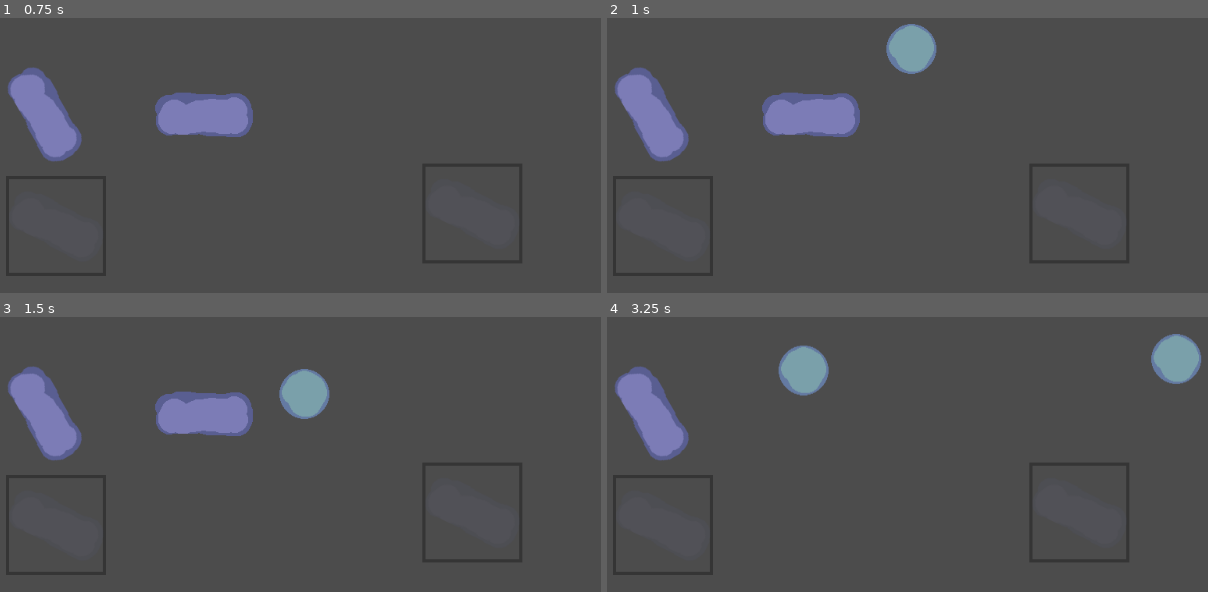
Above: before the commit, frames 1-4 (two rows, left to right).
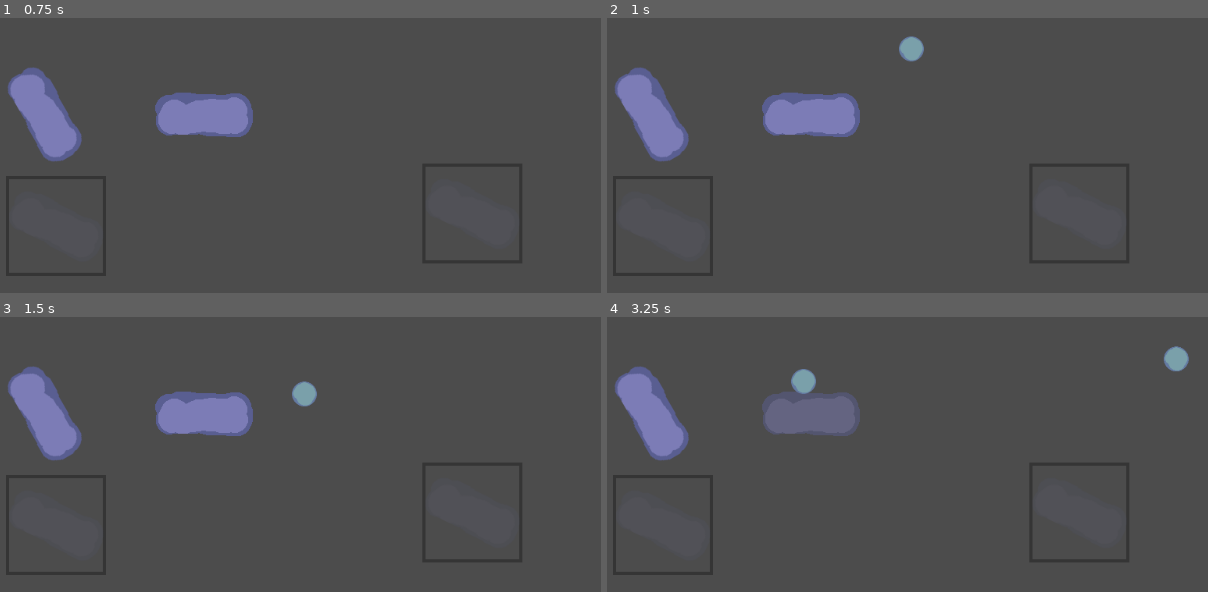
Above: after the commit, the same moments.

Repository: 0xOnyx/UpsiJam2.0
Game: Godot game, scene res://level/level.tscn
Same seed, same stepped clock (60 frames per second), same inputs: the game is played once before the commit and once after it.
Inputs:
- Up to frame 1 (0.75 s): tap Enter at 0.5 s
- Up to frame 2 (1 s): no input
- Up to frame 3 (1.5 s): no input
- Up to frame 4 (3.25 s): no input

Frame 1 is identical in both runs. In frame 2, 1.0% of the frame differs, in the area x 46-55%, y 2-21%; in frame 3, 1.0%; in frame 4, 4.2%, in the area x 25-99%, y 6-44%.

Commit message:
small balls

Diff:
--- a/ball/ball.tscn
+++ b/ball/ball.tscn
@@ -11,10 +11,12 @@
 script = ExtResource( 1 )
 
 [node name="Sprite" type="Sprite" parent="."]
+scale = Vector2( 0.5, 0.5 )
 texture = ExtResource( 2 )
 hframes = 4
 
 [node name="CollisionShape2D" type="CollisionShape2D" parent="."]
+scale = Vector2( 0.5, 0.5 )
 shape = SubResource( 1 )
 
 [node name="Polygon2D" type="Polygon2D" parent="."]
--- a/project.godot
+++ b/project.godot
@@ -46,43 +46,47 @@
 }
 2_move_up={
 "deadzone": 0.5,
-"events": [ Object(InputEventKey,"resource_local_to_scene":false,"resource_name":"","device":0,"alt":false,"shift":false,"control":false,"meta":false,"command":false,"pressed":false,"scancode":0,"physical_scancode":80,"unicode":0,"echo":false,"script":null)
+"events": [ Object(InputEventKey,"resource_local_to_scene":false,"resource_name":"","device":0,"alt":false,"shift":false,"control":false,"meta":false,"command":false,"pressed":false,"scancode":0,"physical_scancode":73,"unicode":0,"echo":false,"script":null)
  ]
 }
 2_move_down={
 "deadzone": 0.5,
-"events": [ Object(InputEventKey,"resource_local_to_scene":false,"resource_name":"","device":0,"alt":false,"shift":false,"control":false,"meta":false,"command":false,"pressed":false,"scancode":0,"physical_scancode":59,"unicode":0,"echo":false,"script":null)
+"events": [ Object(InputEventKey,"resource_local_to_scene":false,"resource_name":"","device":0,"alt":false,"shift":false,"control":false,"meta":false,"command":false,"pressed":false,"scancode":0,"physical_scancode":75,"unicode":0,"echo":false,"script":null)
  ]
 }
 2_move_left={
 "deadzone": 0.5,
-"events": [ Object(InputEventKey,"resource_local_to_scene":false,"resource_name":"","device":0,"alt":false,"shift":false,"control":false,"meta":false,"command":false,"pressed":false,"scancode":0,"physical_scancode":76,"unicode":0,"echo":false,"script":null)
+"events": [ Object(InputEventKey,"resource_local_to_scene":false,"resource_name":"","device":0,"alt":false,"shift":false,"control":false,"meta":false,"command":false,"pressed":false,"scancode":0,"physical_scancode":74,"unicode":0,"echo":false,"script":null)
  ]
 }
 2_move_right={
 "deadzone": 0.5,
-"events": [ Object(InputEventKey,"resource_local_to_scene":false,"resource_name":"","device":0,"alt":false,"shift":false,"control":false,"meta":false,"command":false,"pressed":false,"scancode":0,"physical_scancode":39,"unicode":0,"echo":false,"script":null)
+"events": [ Object(InputEventKey,"resource_local_to_scene":false,"resource_name":"","device":0,"alt":false,"shift":false,"control":false,"meta":false,"command":false,"pressed":false,"scancode":0,"physical_scancode":76,"unicode":0,"echo":false,"script":null)
  ]
 }
 1_place={
 "deadzone": 0.5,
-"events": [ Object(InputEventKey,"resource_local_to_scene":false,"resource_name":"","device":0,"alt":false,"shift":false,"control":false,"meta":false,"command":false,"pressed":false,"scancode":0,"physical_scancode":16777237,"unicode":0,"echo":false,"script":null)
+"events": [ Object(InputEventKey,"resource_local_to_scene":false,"resource_name":"","device":0,"alt":false,"shift":false,"control":false,"meta":false,"command":false,"pressed":false,"scancode":0,"physical_scancode":81,"unicode":0,"echo":false,"script":null)
  ]
 }
 2_place={
 "deadzone": 0.5,
-"events": [ Object(InputEventKey,"resource_local_to_scene":false,"resource_name":"","device":0,"alt":false,"shift":false,"control":false,"meta":false,"command":false,"pressed":false,"scancode":0,"physical_scancode":32,"unicode":0,"echo":false,"script":null)
+"events": [ Object(InputEventKey,"resource_local_to_scene":false,"resource_name":"","device":0,"alt":false,"shift":false,"control":false,"meta":false,"command":false,"pressed":false,"scancode":0,"physical_scancode":79,"unicode":0,"echo":false,"script":null)
  ]
 }
 1_mirror={
 "deadzone": 0.5,
-"events": [ Object(InputEventKey,"resource_local_to_scene":false,"resource_name":"","device":0,"alt":false,"shift":false,"control":false,"meta":false,"command":false,"pressed":false,"scancode":0,"physical_scancode":81,"unicode":0,"echo":false,"script":null)
+"events": [ Object(InputEventKey,"resource_local_to_scene":false,"resource_name":"","device":0,"alt":false,"shift":false,"control":false,"meta":false,"command":false,"pressed":false,"scancode":0,"physical_scancode":49,"unicode":0,"echo":false,"script":null)
  ]
 }
 2_mirror={
 "deadzone": 0.5,
-"events": [ Object(InputEventKey,"resource_local_to_scene":false,"resource_name":"","device":0,"alt":false,"shift":false,"control":false,"meta":false,"command":false,"pressed":false,"scancode":79,"physical_scancode":0,"unicode":0,"echo":false,"script":null)
+"events": [ Object(InputEventKey,"resource_local_to_scene":false,"resource_name":"","device":0,"alt":false,"shift":false,"control":false,"meta":false,"command":false,"pressed":false,"scancode":57,"physical_scancode":0,"unicode":0,"echo":false,"script":null)
  ]
+}
+move={
+"deadzone": 0.5,
+"events": [  ]
 }
 
 [physics]
